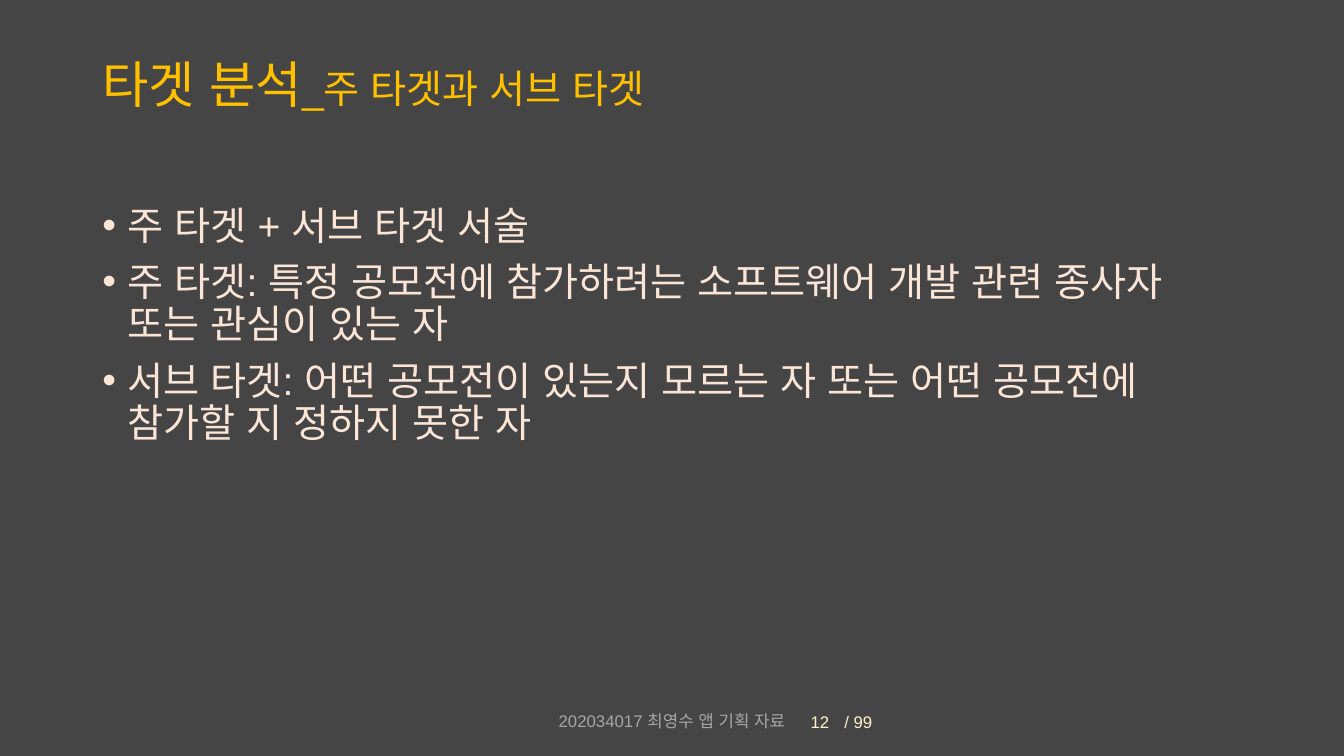
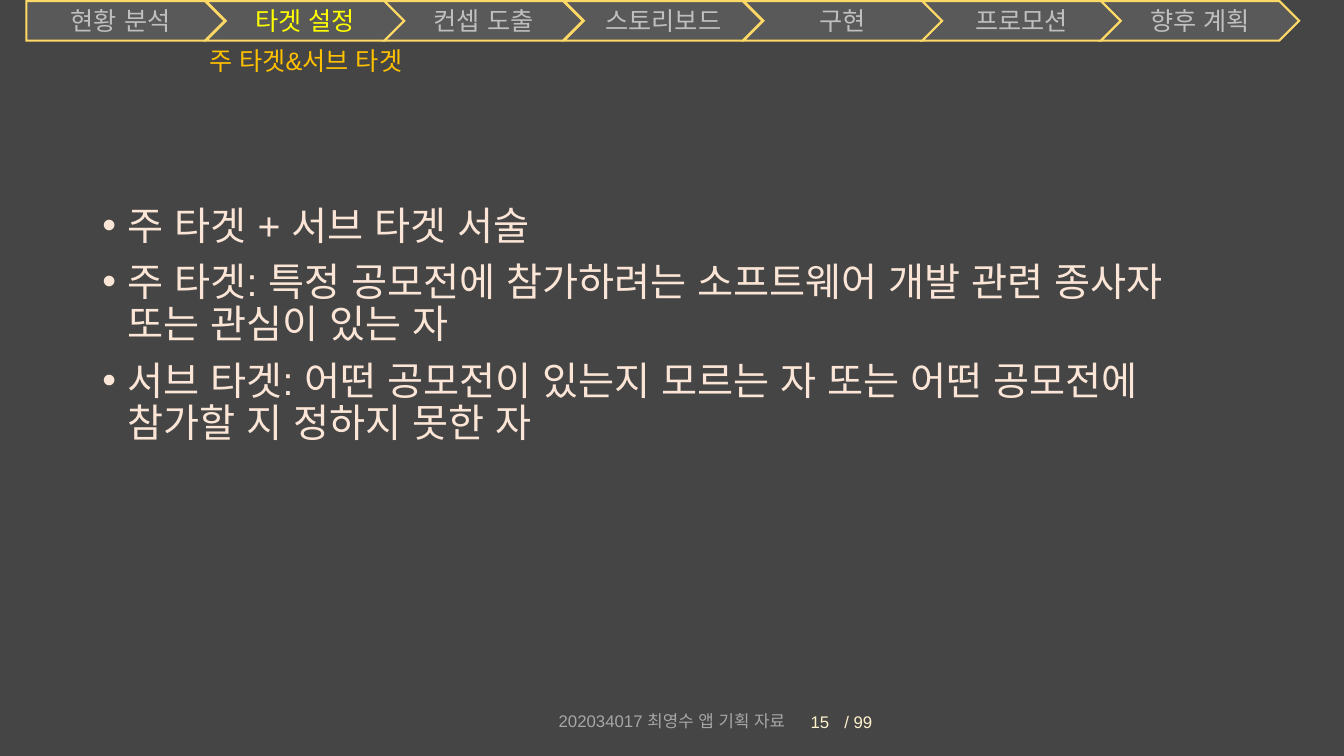
Before and after one commit to Chronos410/PartyCompetition, a slide deck: slide 15 of 대충 설계도.pptx (slide 12 before the commit). Drawn at 1344x756 pixels with LibreOffice and Linux fonts; fonts in the diff are those of the drawing. Boxes give left, top, right and bottom in pixels: in the first picture for what was removed or moved away, otherwise in the second. Text is boxed around its words. In the diff, an @@ line names an element or a change of style, - is before the commit and + after.

```diff
--- a/대충 설계도.pptx
+++ b/대충 설계도.pptx
@@ group added at <box>26,1,1300,40</box>: 6 chevrons, 1 pentagon arrow @@
+현황 분석
+타겟 설정
+스토리보드
+컨셉 도출
+향후 계획
+프로모션
+구현
@@ title at <box>209,49,402,72</box>: text changed; size 28 to 18 pt @@
-타겟 분석_주 타겟과 서브 타겟
+주 타겟&서브 타겟
@@ page number at <box>811,716,830,728</box>: text changed @@
-12
+15
```
Also in this commit, not shown: 19 other slides changed, 5 slides added, 5 other files.
